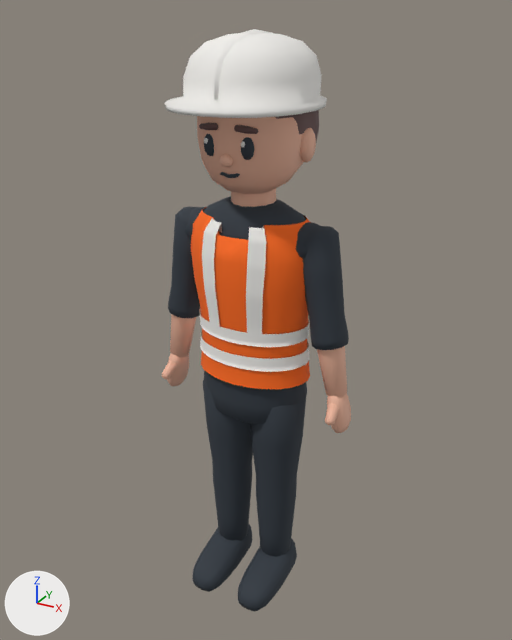
The glTF model components/kit/character-kit/CHR_BASE_MASTER_v001.glb as it was, and as the next commit left it.
Both versions are drawn from a camera (50 mm lens) standing at (0.968, -1.746, 1.829) and looking at (0.006, 0.003, 0.955). Lighting does not change. The marker at lower left points along +X, +Y and +Z. The first picture is the older version. Vertices at exactly the same position are counted once.

Objects in the first picture: 'CHR_BASE_MASTER_BODY', 'CHR_BASE_MASTER_FACE', 'CHR_BASE_MASTER_HAIR', 'CHR_BASE_MASTER_HELMET', 'CHR_BASE_MASTER_VEST'.
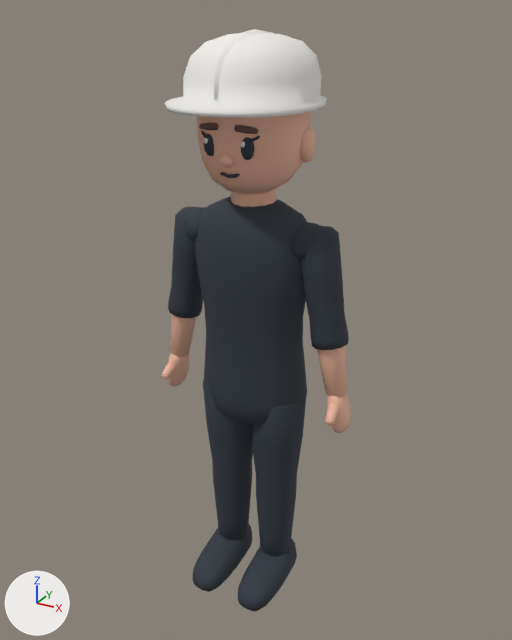
The change, as a diff of the scene's bpy script:
```diff
--- a/components/kit/character-kit/CHR_BASE_MASTER_v001.glb.py
+++ b/components/kit/character-kit/CHR_BASE_MASTER_v001.glb.py
@@ me_chr_base_master_body @@
 # used by ob_chr_base_master_body; location = (0.0, 0.0, 0.0)
-me_chr_base_master_body.from_pydata(...)  # 1524 vertices, 2968 faces; spans x -0.33..0.33, y -0.21..0.16, z 0.0..1.68
+me_chr_base_master_body.from_pydata(...)  # 1456 vertices, 2832 faces; spans x -0.33..0.33, y -0.21..0.16, z 0.0..1.68
+# me_chr_base_master_body part 1
+# 160 vertices are removed from x -0.24..0.24, y -0.07..0.07, z 1.18..1.28
+# 336 faces are deleted
+# 4 vertices move within x -0.14..0.14, y 0.0, z 1.18..1.28
+# 79 vertices are added at x -0.24..0.24, y -0.06..0.06, z 1.18..1.28
+# 13 new vertices lie (0.04, 0.0, 0.0) away from vertices in x -0.19..0.17, y -0.06..0.06, z 1.2..1.28
+# 200 new faces join them, mat_mat_fabric_graphite (dark blue #303841)
 me_chr_base_master_body.materials.append(mat_mat_fabric_graphite)
@@ me_chr_base_master_lashes @@
+me_chr_base_master_lashes.from_pydata(...)  # 52 vertices, 96 faces; spans x -0.089..0.089, y -0.141..-0.124, z 1.516..1.533
+me_chr_base_master_lashes.materials.append(mat_mat_fabric_graphite)  # dark blue #303841
@@ ob_chr_base_master_vest @@
-ob_chr_base_master_vest = bpy.data.objects.new('CHR_BASE_MASTER_VEST', me_chr_base_master_vest)
-ob_chr_base_master_vest.location = (0.0, 0.0, 0.0)
@@ ob_chr_base_master_hair @@
-ob_chr_base_master_hair = bpy.data.objects.new('CHR_BASE_MASTER_HAIR', me_chr_base_master_hair)
-ob_chr_base_master_hair.location = (0.0, 0.0, 0.0)
@@ ob_chr_base_master_lashes @@
+ob_chr_base_master_lashes = bpy.data.objects.new('CHR_BASE_MASTER_LASHES', me_chr_base_master_lashes)
+ob_chr_base_master_lashes.location = (0.0, 0.0, 0.0)
```

Location of each change, (x1, y1, x2, y2) in pixels of the pictures (512 x 640 px):
'CHR_BASE_MASTER_VEST', deleted: before (191, 207, 310, 389)
    faces in mat_mat_fabric_hivis (orange #ff6a13): (191, 207, 310, 389)
    faces in mat_mat_surface (white #f1efeb): (199, 218, 310, 372)
'CHR_BASE_MASTER_HAIR', deleted: before (276, 110, 319, 142)
'CHR_BASE_MASTER_LASHES', added: after (201, 131, 260, 142)
part 1 of me_chr_base_master_body, cut back: before (184, 207, 320, 259); after (185, 207, 321, 259)
